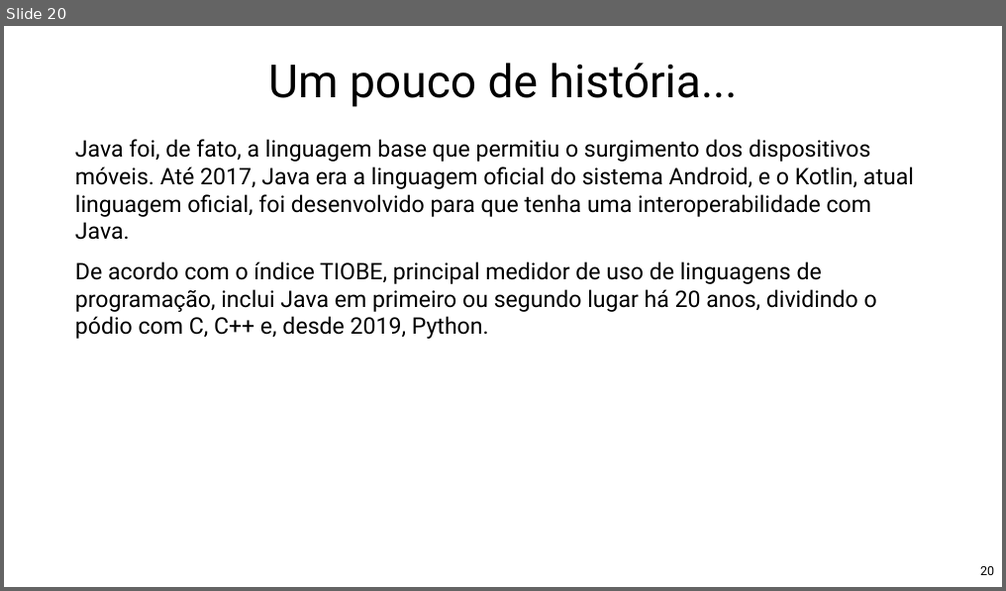
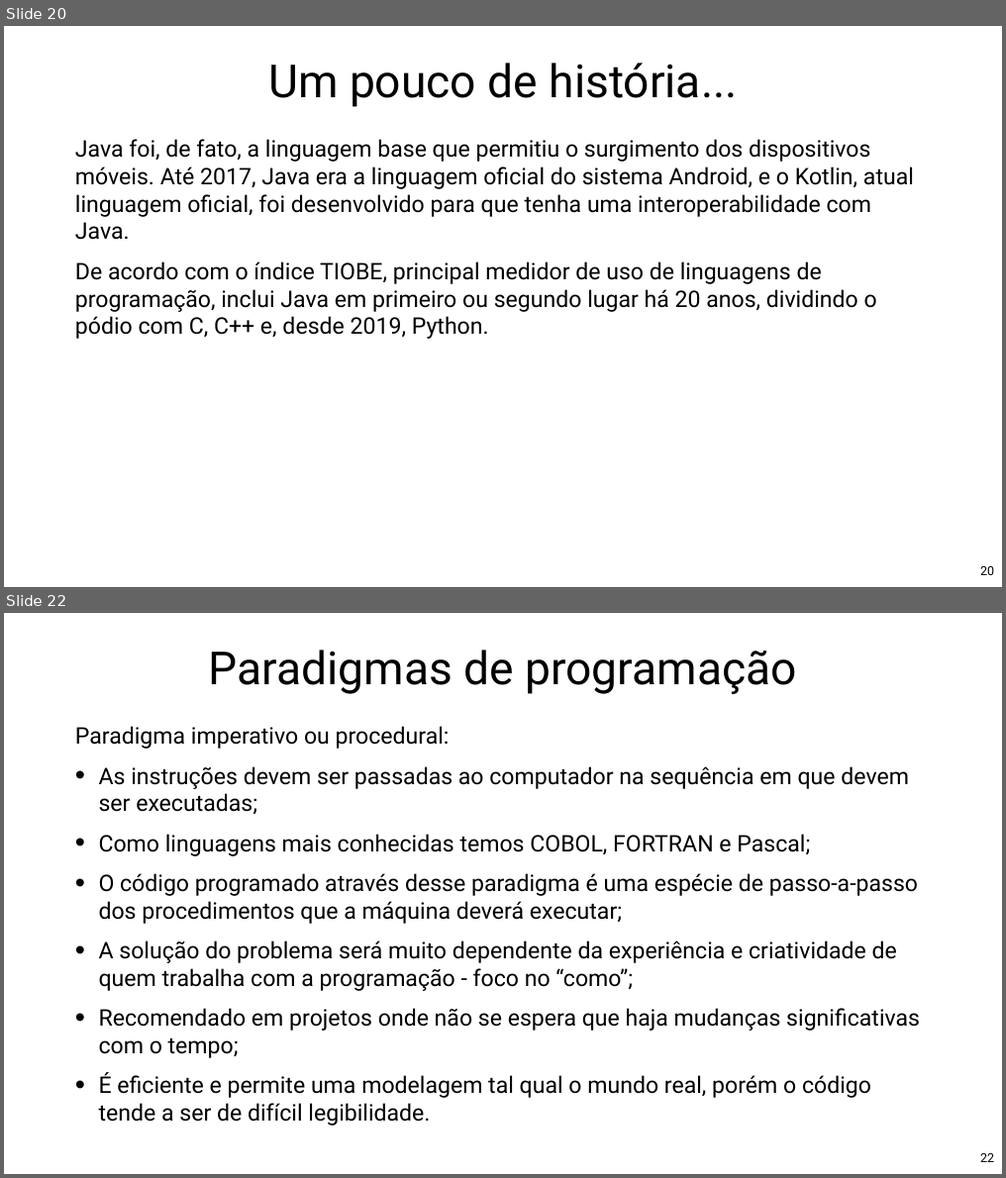
Before and after one commit to Pedrorocha13/2021.1-progoo, a slide deck: materiais/slides.pptx. Shown one above the other, each under a label of ours: slide 20 before the commit, slides 20 and 22 after it; the slides between them are not shown. The pictures are 1006x591 and 1006x1178 pixels, drawn with LibreOffice and Linux fonts; fonts in the diff are those of the drawing; background and template pictures are left out. Boxes give left, top, right and bottom in pixels: in the first picture for what was removed or moved away, otherwise in the second. Text is boxed around its words. In the diff, an @@ line names an element or a change of style, - is before the commit and + after.

```diff
--- a/materiais/slides.pptx
+++ b/materiais/slides.pptx
@@ slide 22 added at <box>4,613,1002,1174</box>, background picture (left out) @@
@@ title added at <box>209,650,796,694</box>, 88 pt, text #000000 @@
+Paradigmas de programação
@@ text added at <box>75,726,920,1126</box>, 44 pt, text #000000 @@
+Paradigma imperativo ou procedural:
+• As instruções devem ser passadas ao computador na sequência em que devem ser executadas;
+• Como linguagens mais conhecidas temos COBOL, FORTRAN e Pascal;
+• O código programado através desse paradigma é uma espécie de passo-a-passo dos procedimentos que a máquina deverá executar;
+• A solução do problema será muito dependente da experiência e criatividade de quem trabalha com a programação - foco no “como”;
+• Recomendado em projetos onde não se espera que haja mudanças significativas com o tempo;
+• É eficiente e permite uma modelagem tal qual o mundo real, porém o código tende a ser de difícil legibilidade.
@@ page number added at <box>980,1154,994,1162</box>, 24 pt, text #000000 @@
+22
```
Also in this commit, not shown: 1 slide changed, 5 other slides added, 9 other files.
